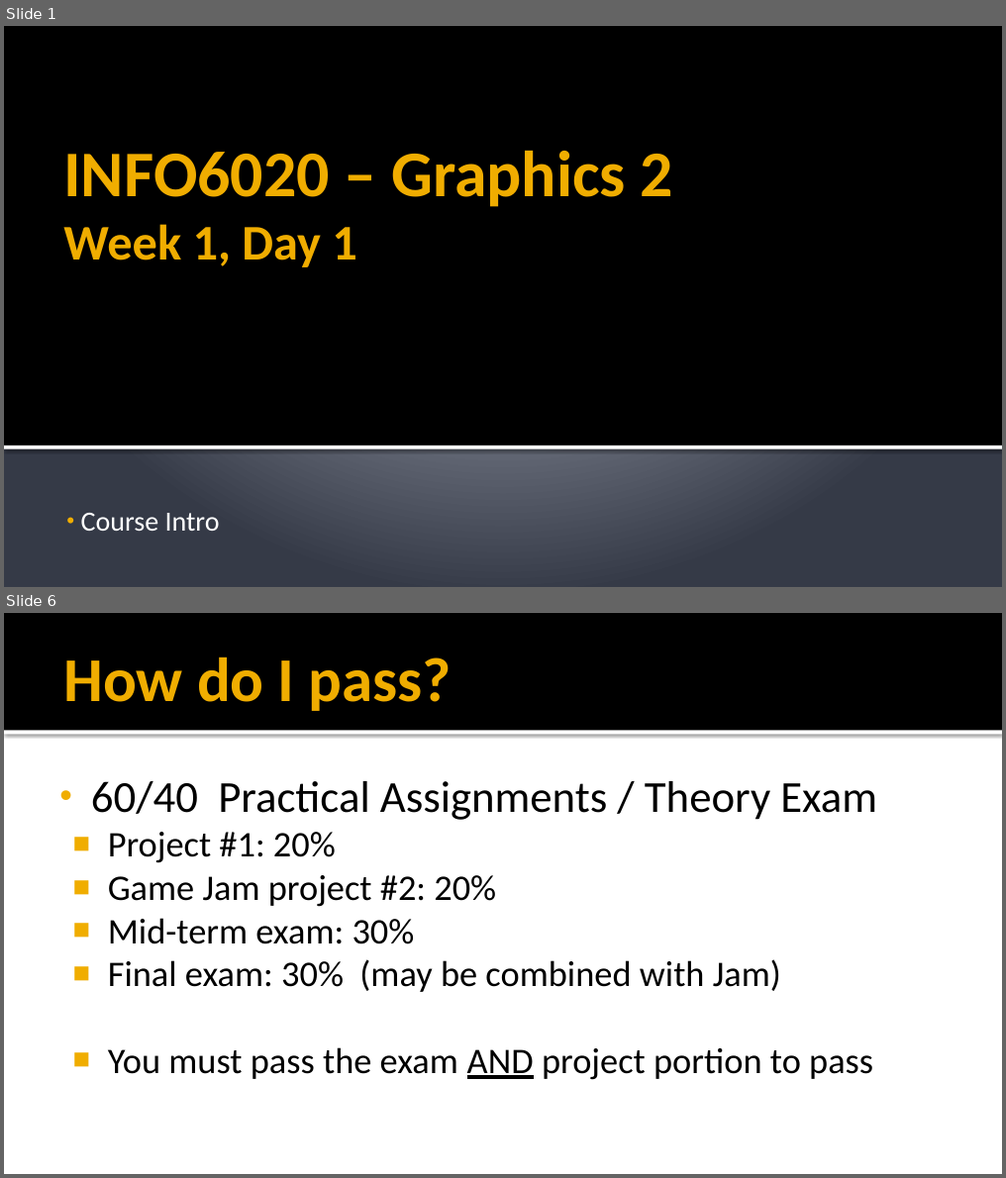
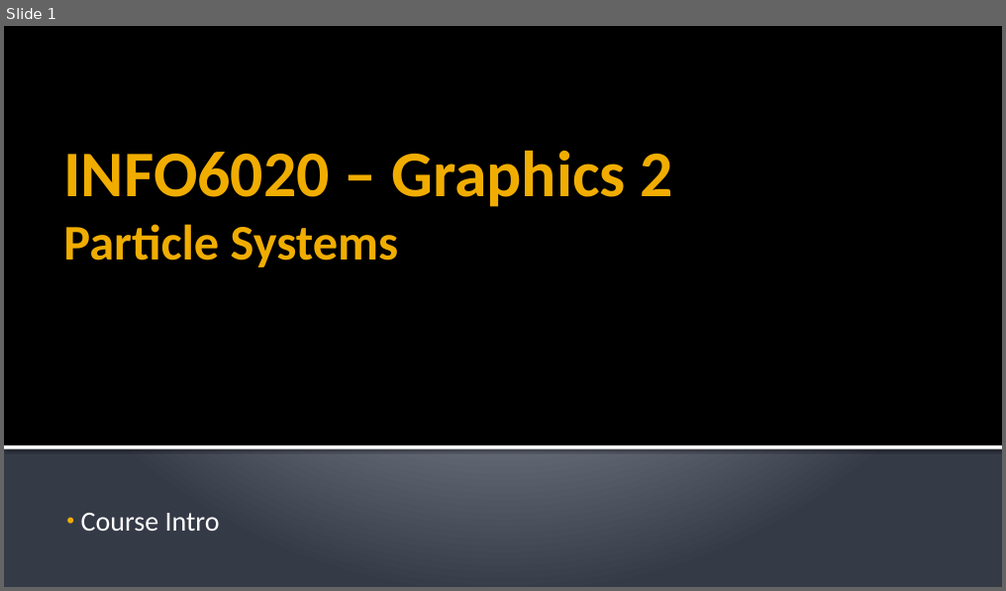
Before and after one commit to FeeneyCodes/GDP202324, a slide deck: 6020_Graph_2/D2D/W01/Week_01/Particle_Systems.pptx. Shown one above the other, each under a label of ours: slides 1 and 6 before the commit, slide 1 after it; the slides between them are not shown. The pictures are 1006x1178 and 1006x591 pixels, drawn with LibreOffice and Linux fonts; fonts in the diff are those of the drawing. Boxes give left, top, right and bottom in pixels: in the first picture for what was removed or moved away, otherwise in the second. Text is boxed around its words. In the diff, an @@ line names an element or a change of style, - is before the commit and + after.

```diff
--- a/6020_Graph_2/D2D/W01/Week_01/Particle_Systems.pptx
+++ b/6020_Graph_2/D2D/W01/Week_01/Particle_Systems.pptx
@@ slide 6 removed at [4, 613, 1002, 1174], background #FFFFFF @@
@@ rectangle removed at [4, 613, 1002, 731] @@
@@ title removed at [63, 657, 451, 711] @@
-How do I pass?
@@ rectangle removed at [4, 731, 1002, 735] @@
@@ text removed at [91, 781, 877, 1080] @@
-• 60/40 Practical Assignments / Theory Exam
-■ Project #1: 20%
-■ Game Jam project #2: 20%
-■ Mid-term exam: 30%
-■ Final exam: 30% (may be combined with Jam)
-■ You must pass the exam AND project portion to pass
@@ slide 1 changed as well @@
@@ title at [63, 150, 673, 268]: text changed @@
-INFO6020 – Graphics 2
-Week 1, Day 1
+INFO6020 – Graphics 2
+Particle Systems
```
Also in this commit, not shown: 2 slides added, 5 other slides removed, 17 other files.
